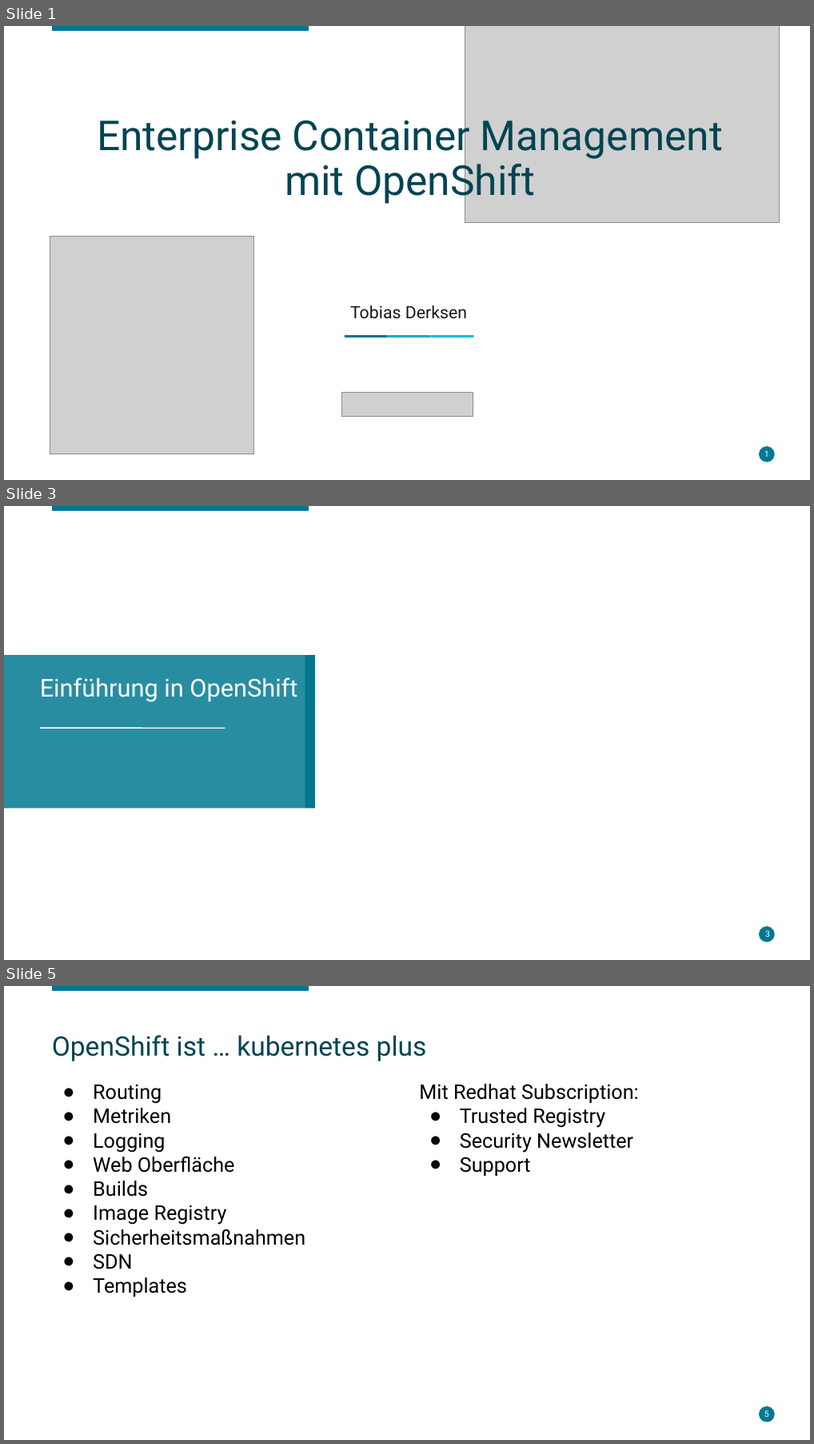
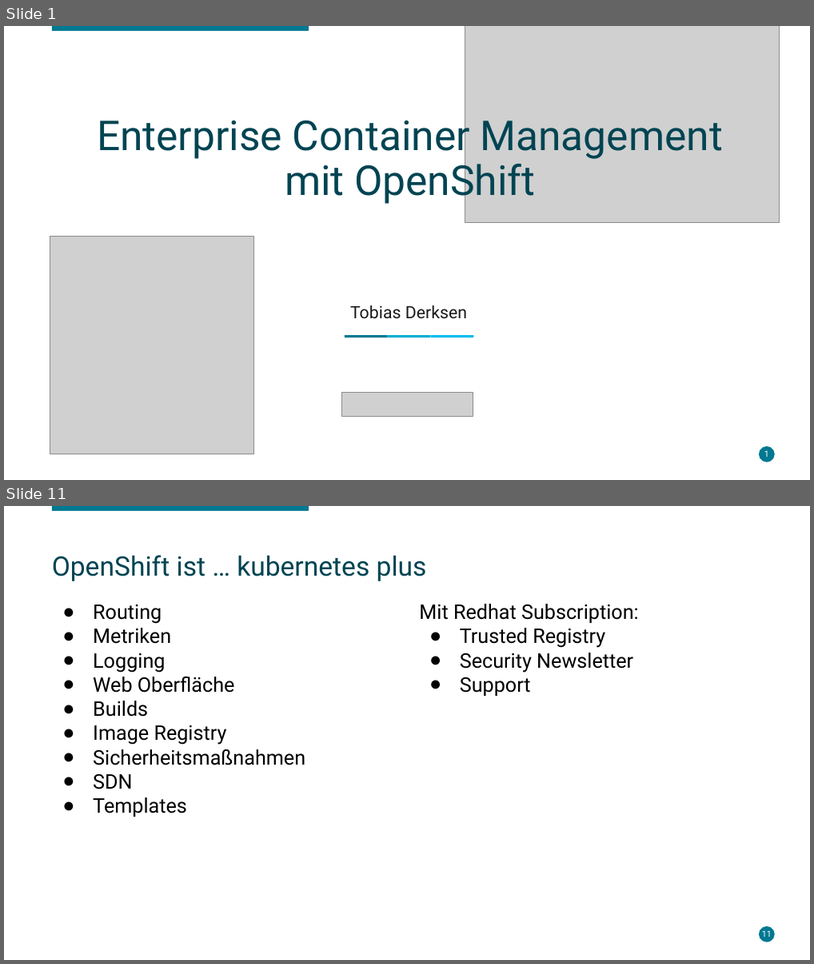
Before and after one commit to lukeelten/openshift-slac, a slide deck: Enterprise Container Management.odp. Shown one above the other, each under a label of ours: slides 1, 3 and 5 before the commit, slides 1 and 11 after it; the slides between them are not shown. The pictures are 814x1444 and 814x964 pixels, drawn with LibreOffice and Linux fonts; fonts in the diff are those of the drawing; grey boxes stand for pictures; background and template pictures are left out. Boxes give left, top, right and bottom in pixels: in the first picture for what was removed or moved away, otherwise in the second. Text is boxed around its words. In the diff, an @@ line names an element or a change of style, - is before the commit and + after.

```diff
--- a/Enterprise Container Management.odp
+++ b/Enterprise Container Management.odp
@@ slide 3 removed at [4, 506, 810, 960], background #FFFFFF @@
@@ rectangle removed at [51, 506, 309, 511] @@
@@ rectangle removed at [4, 655, 306, 808] @@
@@ rectangle removed at [306, 655, 315, 808] @@
@@ text removed at [40, 677, 298, 702] @@
-Einführung in OpenShift
@@ line removed from (40, 728) to (225, 728) @@
@@ page number removed at [755, 931, 760, 936] @@
-3
@@ ellipse removed at [758, 926, 775, 942] @@
@@ page number removed at [766, 930, 770, 936] @@
-3
@@ what was slide 5 is now slide 11 @@
@@ page number at [762, 930, 772, 936]: text changed @@
-5
+11
```
Also in this commit, not shown: 2 slides changed, 8 slides added, 4 other slides removed, 6 other files.
